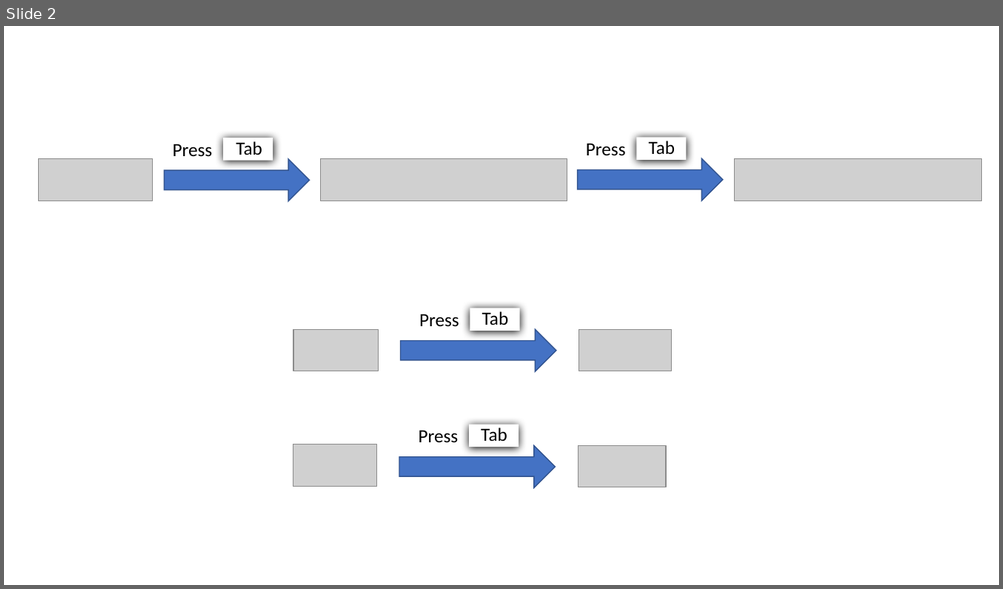
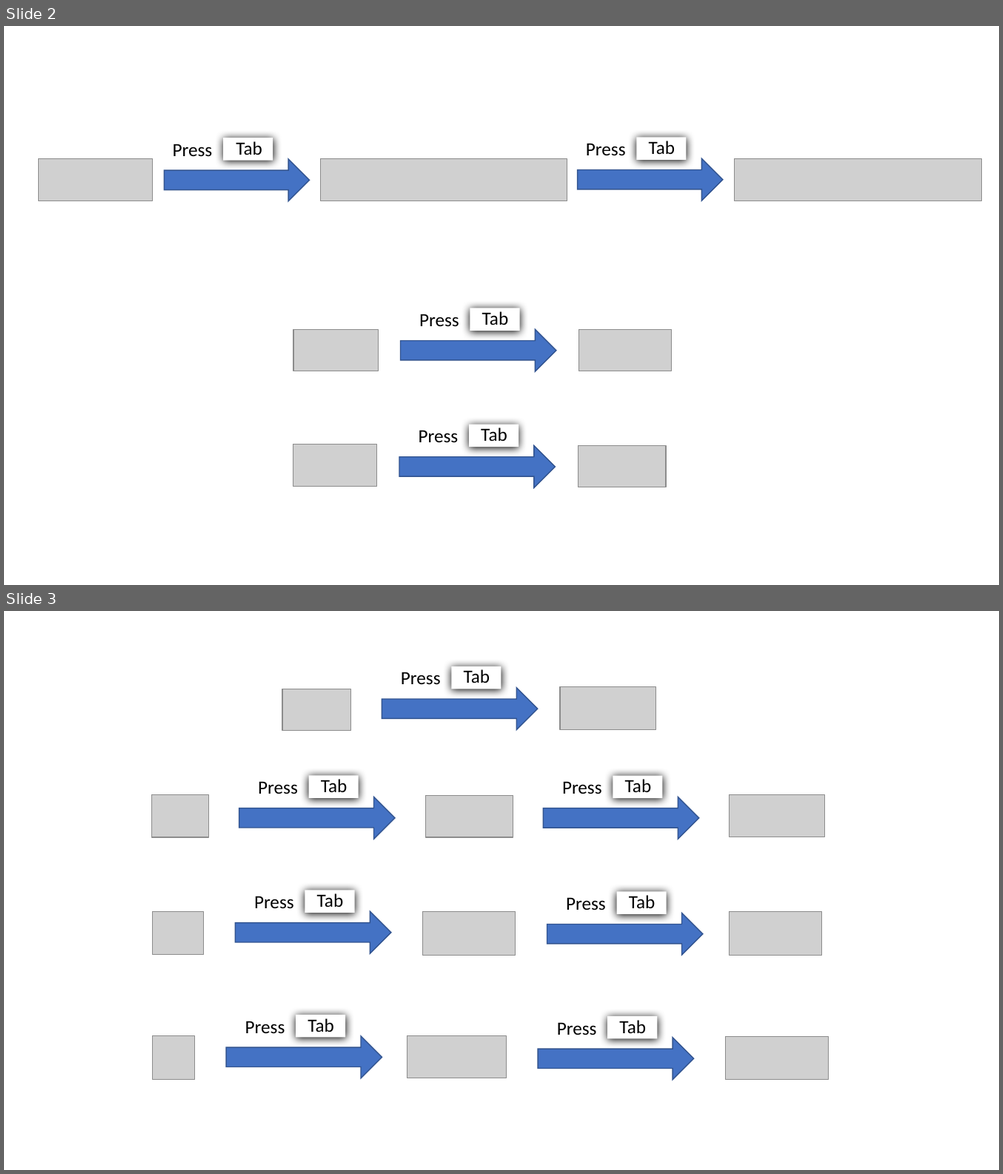
Before and after one commit to sherlynng/main, a slide deck: docs/diagrams/AutofillCommandDiagram.pptx. Shown one above the other, each under a label of ours: slide 2 before the commit, slides 2 and 3 after it. The pictures are 1003x589 and 1003x1174 pixels, drawn with LibreOffice and Linux fonts; fonts in the diff are those of the drawing; grey boxes stand for pictures. Boxes give left, top, right and bottom in pixels: in the first picture for what was removed or moved away, otherwise in the second. Text is boxed around its words. In the diff, an @@ line names an element or a change of style, - is before the commit and + after.

```diff
--- a/docs/diagrams/AutofillCommandDiagram.pptx
+++ b/docs/diagrams/AutofillCommandDiagram.pptx
@@ slide 3 added at bbox=[4, 611, 999, 1170], background #FFFFFF @@
@@ group added at bbox=[282, 667, 655, 731]: 2 texts, 2 pictures, 1 rectangle, 1 right arrow @@
+Press
+Tab
@@ group added at bbox=[152, 776, 825, 840]: 4 texts, 3 pictures, 2 rectangles, 2 right arrows @@
+Press
+Tab
+Press
+Tab
@@ group added at bbox=[153, 890, 822, 956]: 4 texts, 3 pictures, 2 rectangles, 2 right arrows @@
+Press
+Tab
+Press
+Tab
@@ group added at bbox=[153, 1015, 828, 1080]: 4 texts, 3 pictures, 2 rectangles, 2 right arrows @@
+Press
+Tab
+Press
+Tab
```
Also in this commit, not shown: 5 other files.
